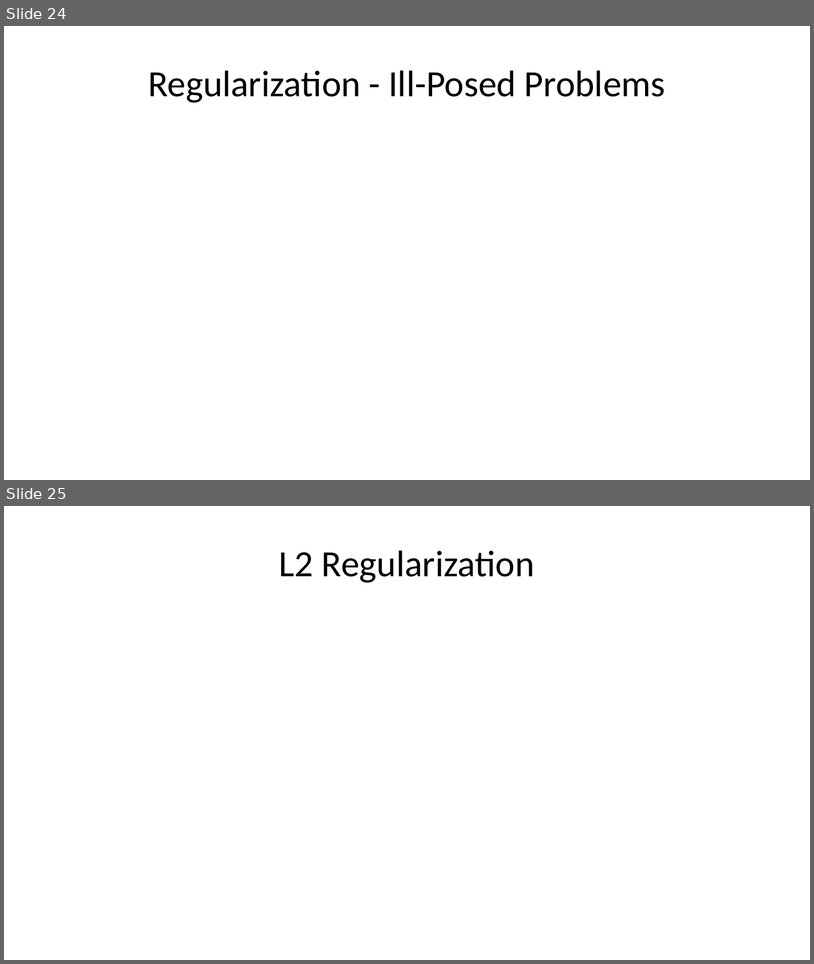
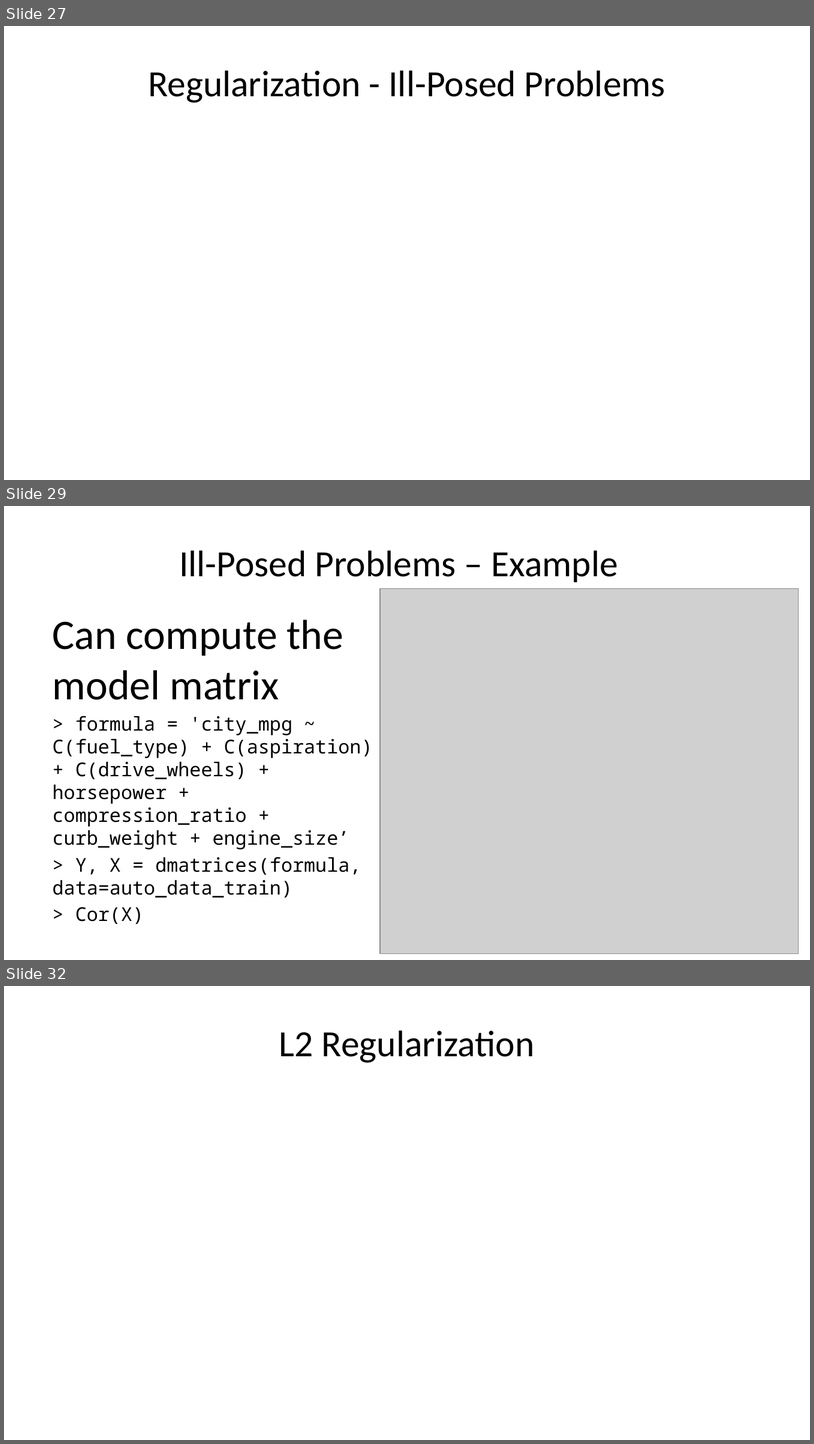
Before and after one commit to StephenElston/CSCI-E-83, a slide deck: LectureSlides/10a_ModelsInHighDimensions.pptx. Shown one above the other, each under a label of ours: slides 24 and 25 before the commit, slides 27, 29 and 32 after it; the slides between them are not shown. The pictures are 814x964 and 814x1444 pixels, drawn with LibreOffice and Linux fonts; fonts in the diff are those of the drawing; grey boxes stand for pictures. Boxes give left, top, right and bottom in pixels: in the first picture for what was removed or moved away, otherwise in the second. Text is boxed around its words. In the diff, an @@ line names an element or a change of style, - is before the commit and + after.

Commit message:
Updated slides and added slides for ill-posed problems

```diff
--- a/LectureSlides/10a_ModelsInHighDimensions.pptx
+++ b/LectureSlides/10a_ModelsInHighDimensions.pptx
@@ slide 29 added at (4,506,810,960), background #FFFFFF @@
@@ title added at (179,550,618,582), 33 pt, text #000000 @@
+Ill-Posed Problems – Example
@@ picture added at (380,589,798,954) @@
@@ text added at (53,619,373,924), 17 pt, text #000000 @@
+Can compute the model matrix
+> formula = 'city_mpg ~ C(fuel_type) + C(aspiration) + C(drive_wheels) + horsepower + compression_ratio + curb_weight + engine_size’
+> Y, X = dmatrices(formula, data=auto_data_train)
+> Cor(X)
@@ what was slide 24 is now slide 27 @@
@@ what was slide 25 is now slide 32 @@
```
Also in this commit, not shown: 5 slides changed, 9 other slides added, 1 slide removed.
